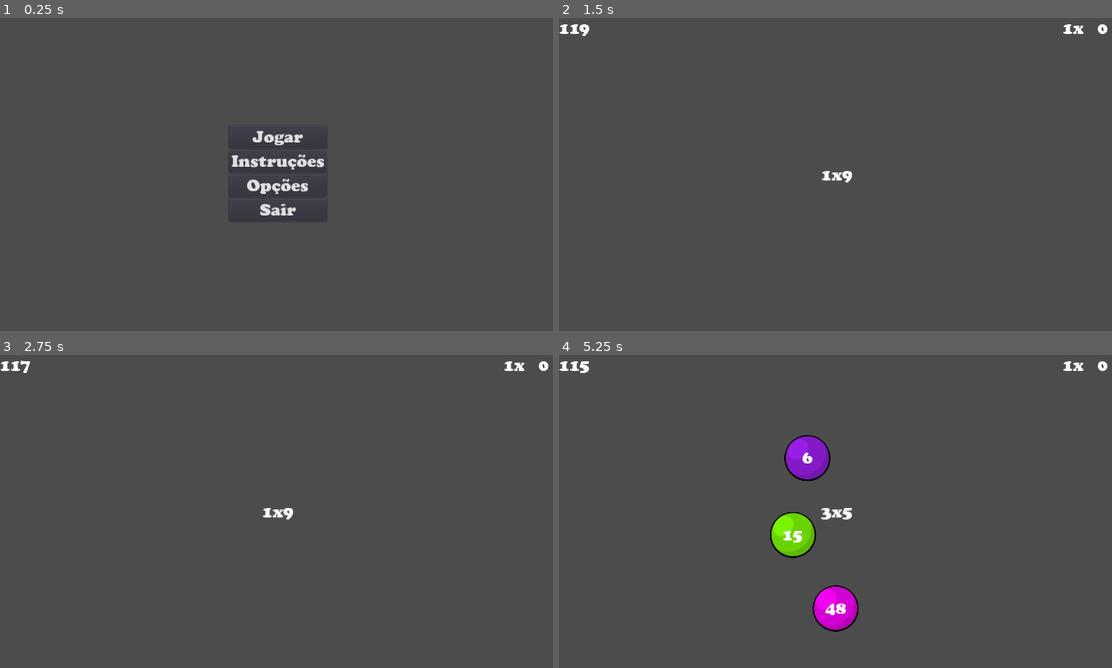
Above: before the commit, frames 1-4 (two rows, left to right).
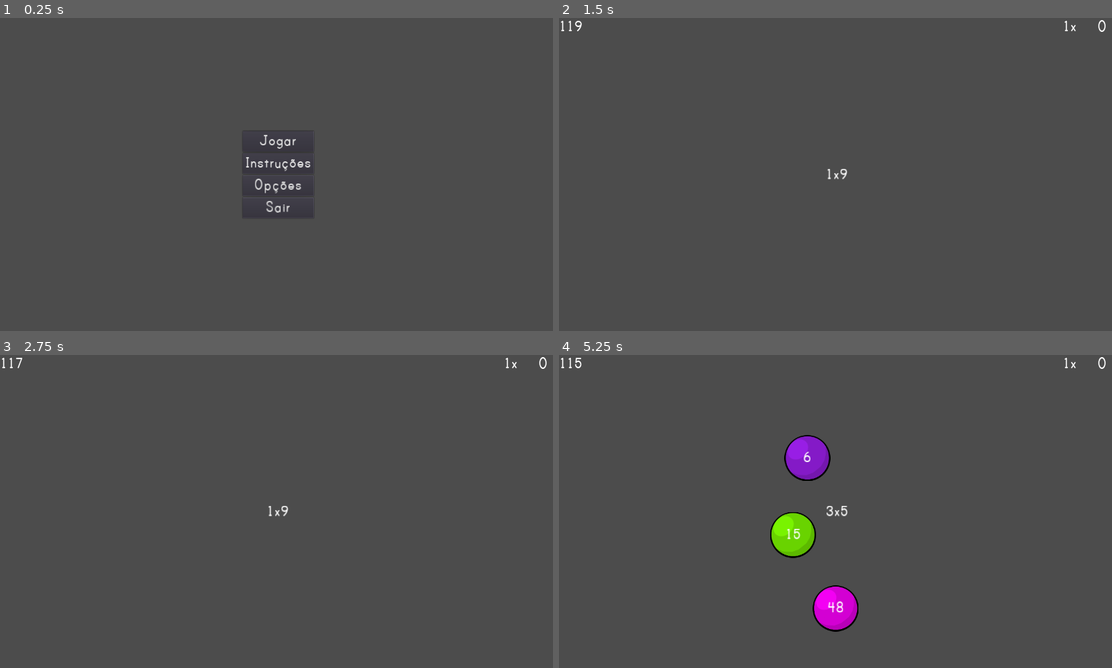
Above: after the commit, the same moments.

Repository: rpeixe/Tabolhada
Game: Godot game, scene res://scenes/MainMenu.tscn
The game is run twice, just before and just after one commit, with the same random seed, the same clock (stepped at 60 frames per second) and the same inputs.
Inputs (mouse positions are in pixels of both pictures, inside the frame that each line leads up to):
- Up to frame 1 (0.25 s): no input
- Up to frame 2 (1.5 s): click "Jogar" at 0.5 s; tap Enter at 1.25 s; move the mouse to (957, 158) at 1.27 s; click (957, 158) at 1.42 s
- Up to frame 3 (2.75 s): tap Space at 2 s; move the mouse to (165, 527) at 2.02 s; click (165, 527) at 2.17 s
- Up to frame 4 (5.25 s): move the mouse to (890, 442) at 2.77 s; click (890, 442) at 2.92 s; move the mouse to (841, 589) at 3.52 s; click (841, 589) at 3.67 s; move the mouse to (1001, 558) at 4.27 s; click (1001, 558) at 4.42 s; move the mouse to (807, 561) at 5.02 s; click (807, 561) at 5.17 s

The runs differ from the first frame. In frame 1, 1.2% of the frame differs, in the area x 41-59%, y 36-64%; in frame 2, 0.4%; in frame 3, 0.4%; in frame 4, 0.7%.

Commit message:
Alteração da fonte

Diff:
--- a/scenes/MainGame.tscn
+++ b/scenes/MainGame.tscn
@@ -6,11 +6,11 @@
 
 [sub_resource type="StyleBoxFlat" id=3]
 bg_color = Color( 0.980392, 0.501961, 0.831373, 1 )
-border_width_left = 5
-border_width_top = 5
-border_width_right = 5
-border_width_bottom = 5
-border_color = Color( 0.996078, 0.870588, 0.439216, 1 )
+border_width_left = 3
+border_width_top = 3
+border_width_right = 3
+border_width_bottom = 3
+border_color = Color( 0, 0, 0, 1 )
 corner_radius_top_left = 3
 corner_radius_top_right = 3
 corner_radius_bottom_right = 3
@@ -72,26 +72,36 @@
 custom_styles/panel = SubResource( 3 )
 popup_exclusive = true
 
-[node name="GameOverLabel" type="Label" parent="UI/GameOverPopup"]
+[node name="CenterContainer" type="CenterContainer" parent="UI/GameOverPopup"]
+anchor_right = 1.0
+anchor_bottom = 1.0
+
+[node name="VBoxContainer" type="VBoxContainer" parent="UI/GameOverPopup/CenterContainer"]
 margin_left = 69.0
-margin_top = 13.0
-margin_right = 253.0
-margin_bottom = 48.0
+margin_top = 11.0
+margin_right = 251.0
+margin_bottom = 148.0
+
+[node name="GameOverLabel" type="Label" parent="UI/GameOverPopup/CenterContainer/VBoxContainer"]
+margin_right = 182.0
+margin_bottom = 41.0
 theme = ExtResource( 3 )
 text = "Fim de Jogo"
+align = 1
+valign = 1
 
-[node name="FinalScore" type="Label" parent="UI/GameOverPopup"]
-margin_left = 130.0
-margin_top = 68.0
-margin_right = 184.0
-margin_bottom = 103.0
+[node name="FinalScore" type="Label" parent="UI/GameOverPopup/CenterContainer/VBoxContainer"]
+margin_top = 45.0
+margin_right = 182.0
+margin_bottom = 86.0
 grow_horizontal = 2
+align = 1
+valign = 1
 
-[node name="GameOverButton" type="Button" parent="UI/GameOverPopup"]
-margin_left = 118.0
-margin_top = 118.0
-margin_right = 193.0
-margin_bottom = 159.0
+[node name="GameOverButton" type="Button" parent="UI/GameOverPopup/CenterContainer/VBoxContainer"]
+margin_top = 90.0
+margin_right = 182.0
+margin_bottom = 137.0
 text = "Sair"
 
 [node name="Spawner" type="Node2D" parent="."]
@@ -141,7 +151,7 @@
 autostart = true
 
 [connection signal="result_changed" from="." to="Spawner" method="_on_MainGame_result_changed"]
-[connection signal="button_up" from="UI/GameOverPopup/GameOverButton" to="." method="_on_GameOverButton_button_up"]
+[connection signal="button_up" from="UI/GameOverPopup/CenterContainer/VBoxContainer/GameOverButton" to="." method="_on_GameOverButton_button_up"]
 [connection signal="timeout" from="Spawner/ShortTimer" to="Spawner" method="_on_ShortTimer_timeout"]
 [connection signal="timeout" from="Spawner/LongTimer" to="Spawner" method="_on_LongTimer_timeout"]
 [connection signal="timeout" from="GameTimer" to="." method="_on_GameTimer_timeout"]
--- a/scenes/MainMenu.tscn
+++ b/scenes/MainMenu.tscn
@@ -11,42 +11,42 @@
 anchor_top = 0.5
 anchor_right = 0.5
 anchor_bottom = 0.5
-margin_left = -113.5
-margin_top = -112.0
-margin_right = 113.5
-margin_bottom = 112.0
+margin_left = -81.5
+margin_top = -100.0
+margin_right = 81.5
+margin_bottom = 100.0
 theme = ExtResource( 2 )
 
 [node name="StartGame" type="Button" parent="Buttons"]
-margin_right = 227.0
-margin_bottom = 53.0
+margin_right = 163.0
+margin_bottom = 47.0
 grow_horizontal = 2
 grow_vertical = 2
 rect_pivot_offset = Vector2( 50, 10 )
 text = "Jogar"
 
 [node name="Instructions" type="Button" parent="Buttons"]
-margin_top = 57.0
-margin_right = 227.0
-margin_bottom = 110.0
+margin_top = 51.0
+margin_right = 163.0
+margin_bottom = 98.0
 grow_horizontal = 2
 grow_vertical = 2
 rect_pivot_offset = Vector2( 50, 10 )
 text = "Instruções"
 
 [node name="Options" type="Button" parent="Buttons"]
-margin_top = 114.0
-margin_right = 227.0
-margin_bottom = 167.0
+margin_top = 102.0
+margin_right = 163.0
+margin_bottom = 149.0
 grow_horizontal = 2
 grow_vertical = 2
 rect_pivot_offset = Vector2( 50, 10 )
 text = "Opções"
 
 [node name="QuitGame" type="Button" parent="Buttons"]
-margin_top = 171.0
-margin_right = 227.0
-margin_bottom = 224.0
+margin_top = 153.0
+margin_right = 163.0
+margin_bottom = 200.0
 grow_horizontal = 2
 grow_vertical = 2
 rect_pivot_offset = Vector2( 50, 10 )
--- a/scripts/MainGame.gd
+++ b/scripts/MainGame.gd
@@ -50,7 +50,7 @@
 
 
 func _on_GameTimer_timeout():
-	$UI/GameOverPopup/FinalScore.text = str(score)
+	$UI/GameOverPopup/CenterContainer/VBoxContainer/FinalScore.text = str(score)
 	$UI/GameOverPopup.popup_centered()
 	get_tree().paused = true
 
--- a/themes/MainTheme.tres
+++ b/themes/MainTheme.tres
@@ -1,13 +1,12 @@
 [gd_resource type="Theme" load_steps=3 format=2]
 
-[sub_resource type="DynamicFontData" id=1]
-font_path = "res://fonts/Cooper Black Regular.ttf"
+[ext_resource path="res://fonts/PrintBold-J5o.ttf" type="DynamicFontData" id=1]
 
 [sub_resource type="DynamicFont" id=2]
 size = 40
 use_mipmaps = true
 use_filter = true
-font_data = SubResource( 1 )
+font_data = ExtResource( 1 )
 
 [resource]
 default_font = SubResource( 2 )
Binary file added: fonts/PrintBold-J5o.ttf
